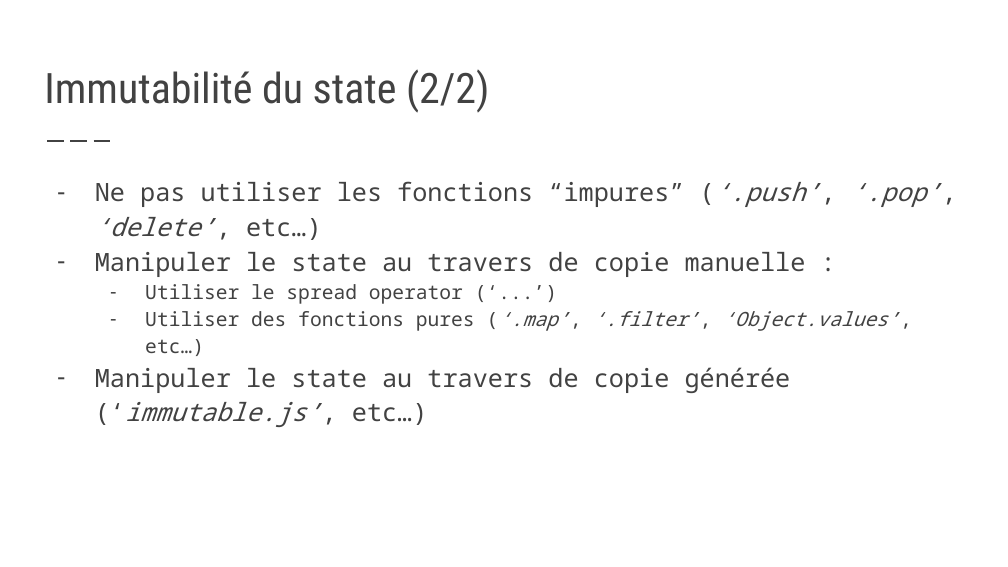
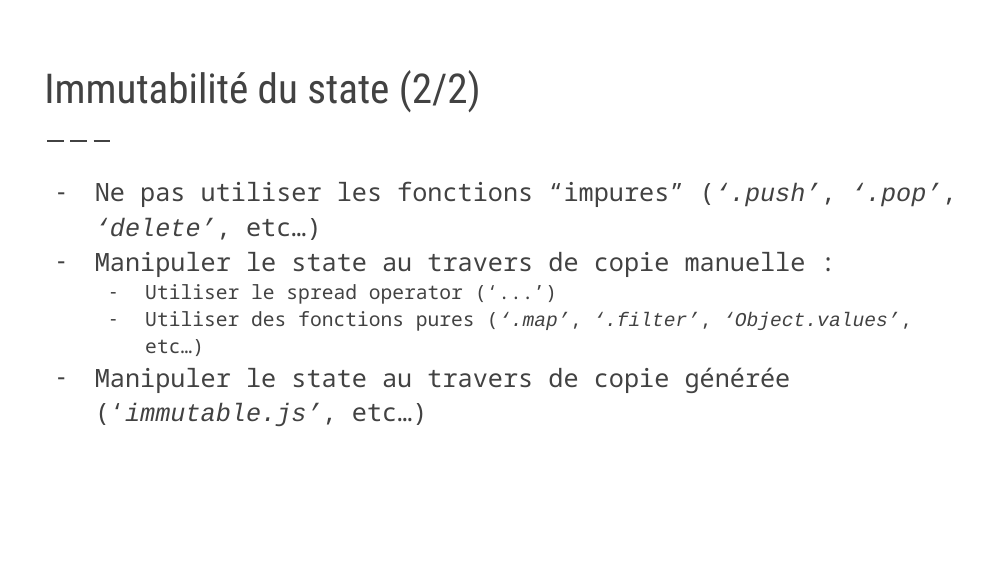
Before and after one commit to Zenika-Training/formation-react-sur-mesure, a slide deck: slide 7 of Slides&TPs.pptx. Drawn at 1008x567 pixels with LibreOffice and Linux fonts; fonts in the diff are those of the drawing. Boxes give left, top, right and bottom in pixels: in the first picture for what was removed or moved away, otherwise in the second. Text is boxed around its words. In the diff, an @@ line names an element or a change of style, - is before the commit and + after.

```diff
--- a/Slides&TPs.pptx
+++ b/Slides&TPs.pptx
@@ title "Immutabilité du state (2/2)" at [44,70,481,112]: size 30 to 29.4 pt @@
@@ text at [95,181,957,426]: font Noto Sans Mono to Courier New in "(‘.push’, ‘.pop’, ‘delete’,", "(‘.map’, ‘.filter’, ‘Object.values’,", "(‘immutable.js’," @@
```
Also in this commit, not shown: 38 other slides changed, 2 slides added, 2 other files.
